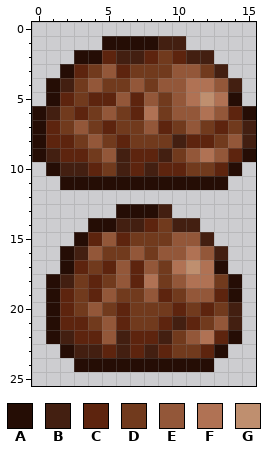
Two states of a pixel-art sprite, NPCs/TropicalSlime.png. The picture above was drawn from the file before the commit.
The file is 32x52 pixels, drawn in blocks of 2x2; one block is one cell here.
Palette (. is transparent): A #250d05  B #431f11  C #5d240e  D #713a1d  E #935739  F #b07254  G #bf8f6f
Pixels before, first column x 0:
 1 .....AAAABB.....
 2 ...AACBBCDCBB...
 3 ..ACDECDDDEEDB..
 4 .ABDEDDEDEEFFEB.
 5 .ACDCCECEDEFGFA.
 6 ABDCDEDCFDEEFECA
 7 ACDEDCDDECDEDCDB
 8 ACCDEDCDDDBCCDEB
 9 ABCCDEBCCBDEFECA
10 .ABBCDBCBCCDDCA.
11 ..AAAAAAAAAAAA..
12 ................
13 ......AAAB......
14 ....AABBCDBB....
15 ...ACECDDDEEB...
16 ..ABEDDEDEEFEB..
17 ..ACDCECEDFGFA..
18 .ABDCDECFDEFFDA.
19 .ACDCEDDECDEECA.
20 .ACDEDCDDDCDCDB.
21 .ACCDECDDCBCDEB.
22 .ABCCEBCCBDEFCA.
23 ..ABBCBCBCDDCA..
24 ...AAAAAAAAAA...
The result:
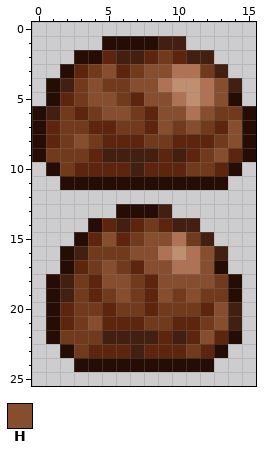
Colours new in this view: H #874d2f
What changed:
y 3: x 5 E -> H; x 8..11 DDEE -> HHFF
y 4: x 4 E -> H; x 7..11 EDEEF -> HHFGG; x 13 E -> H
y 5: x 4..6 CCE -> HHD; x 8..13 EDEFGF -> HHFGFH
y 6: x 5..14 EDCFDEEFEC -> HHDCHHFHDD
y 7: x 3..4 ED -> DC; x 8..9 EC -> CH; x 11 E -> H; x 14..15 DB -> HA
y 8: x 2..5 CDED -> DHDC; x 7 D -> C; x 10 B -> C; x 14..15 EB -> HA
y 9: x 1..5 BCCDE -> DDDCB; x 7..13 CCBDEFE -> BBCBCDH
y 10: x 2..3 BB -> DC; x 5..8 DBCB -> CCBC
y 14: x 5 A -> C; x 7..9 BCD -> CDC
y 15: x 5 E -> H; x 8..11 DDEE -> HHFD
y 16: x 4 E -> D; x 7..10 EDEE -> HHFG; x 12 E -> H
y 17: x 5..6 CE -> HD; x 8..9 ED -> HH; x 11..12 GF -> FH
y 18: x 5..12 DECFDEFF -> HHDCHHHH
y 19: x 2 C -> B; x 5..6 ED -> DH; x 8..9 EC -> CH; x 11..13 EEC -> HDD
y 20: x 4..6 EDC -> DCD; x 8 D -> C; x 10 C -> D; x 13 D -> H
y 21: x 3..5 CDE -> DHC; x 7 D -> C; x 9..10 CB -> DC; x 13 E -> H
y 22: x 2..5 BCCE -> DDDB; x 7..12 CCBDEF -> BBCBCH
y 23: x 3..4 BB -> DC; x 6..8 BCB -> CBC; x 10 D -> C
